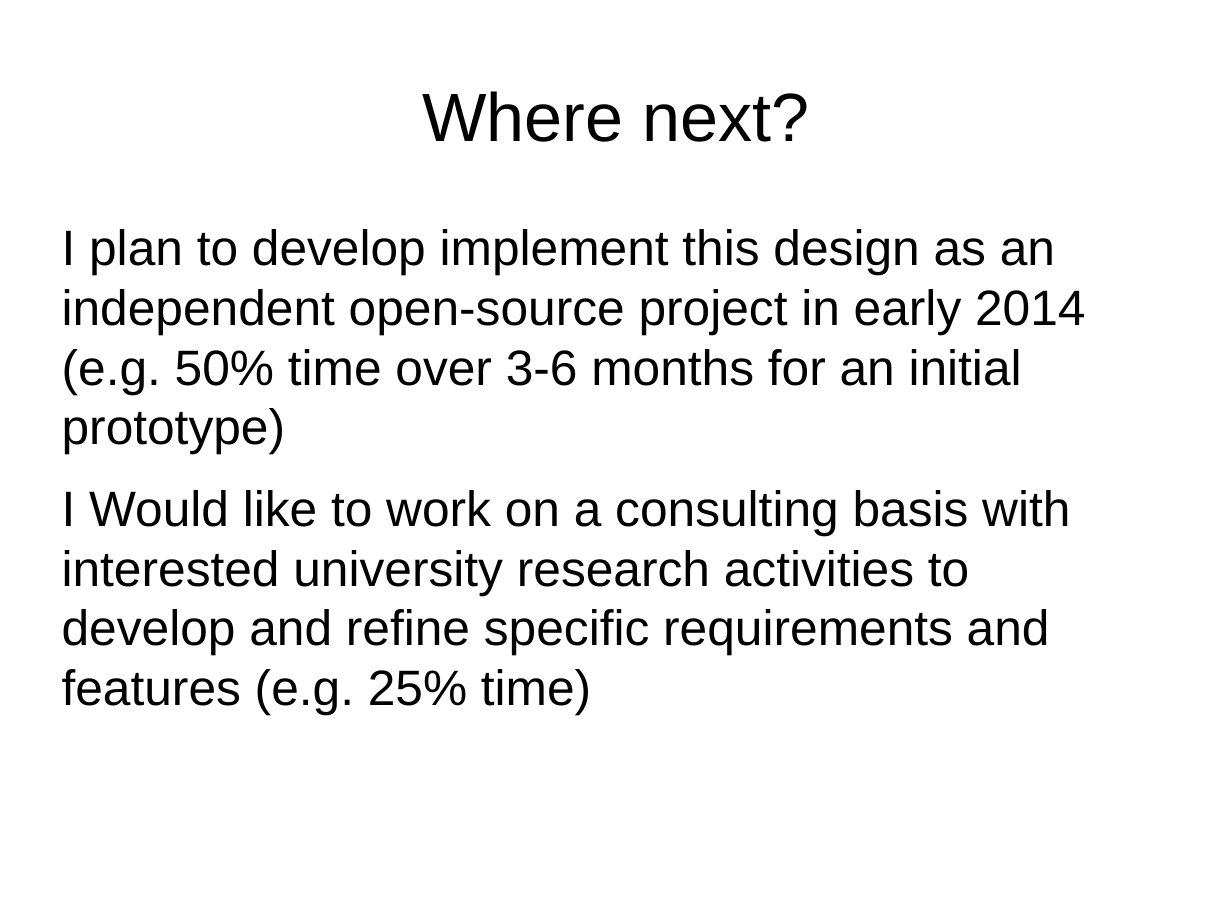
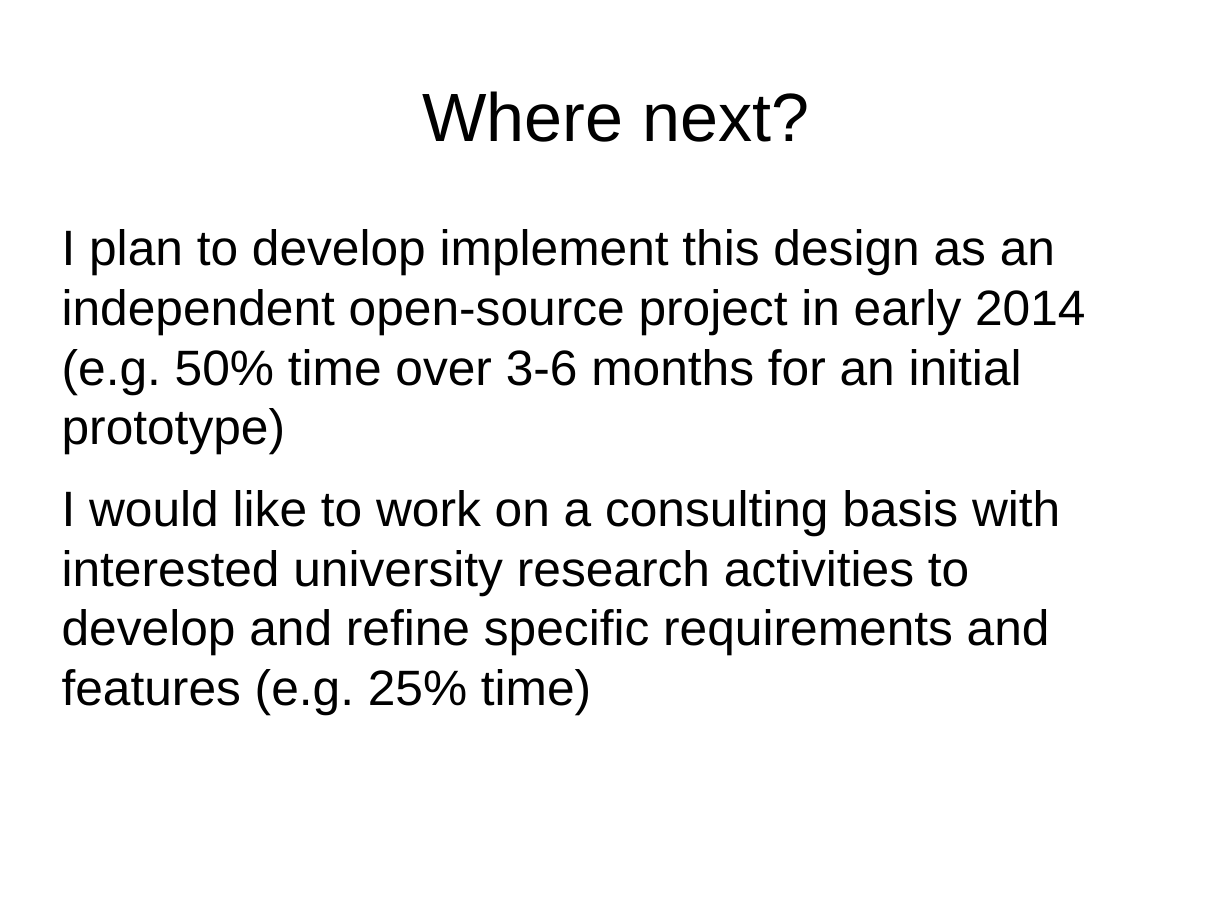
Before and after one commit to gklyne/annalist, a slide deck: slide 14 of presentations/annalist-pitch.odp. Drawn at 1232x924 pixels with LibreOffice and Linux fonts; fonts in the diff are those of the drawing. Boxes give left, top, right and bottom in pixels: in the first picture for what was removed or moved away, otherwise in the second. Text is boxed around its words. In the diff, an @@ line names an element or a change of style, - is before the commit and + after.

```diff
--- a/presentations/annalist-pitch.odp
+++ b/presentations/annalist-pitch.odp
@@ text at (x1=62, y1=490, x2=1060, y2=714): text changed @@
-I Would like to work on a consulting basis with interested university research activities to develop and refine specific requirements and features (e.g. 25% time)
+I would like to work on a consulting basis with interested university research activities to develop and refine specific requirements and features (e.g. 25% time)
```
Also in this commit, not shown: 11 other slides changed, 1 slide added, 5 other files.
